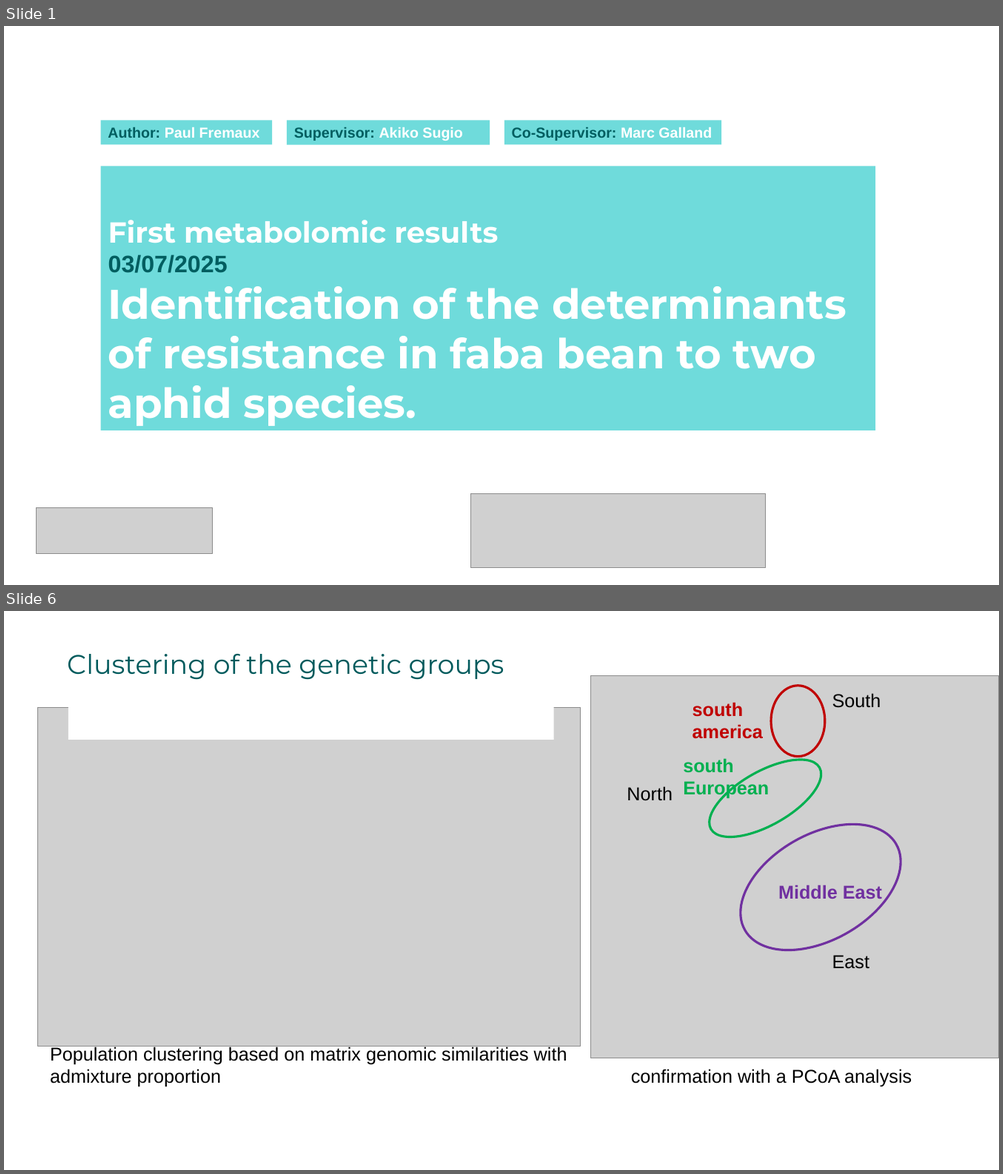
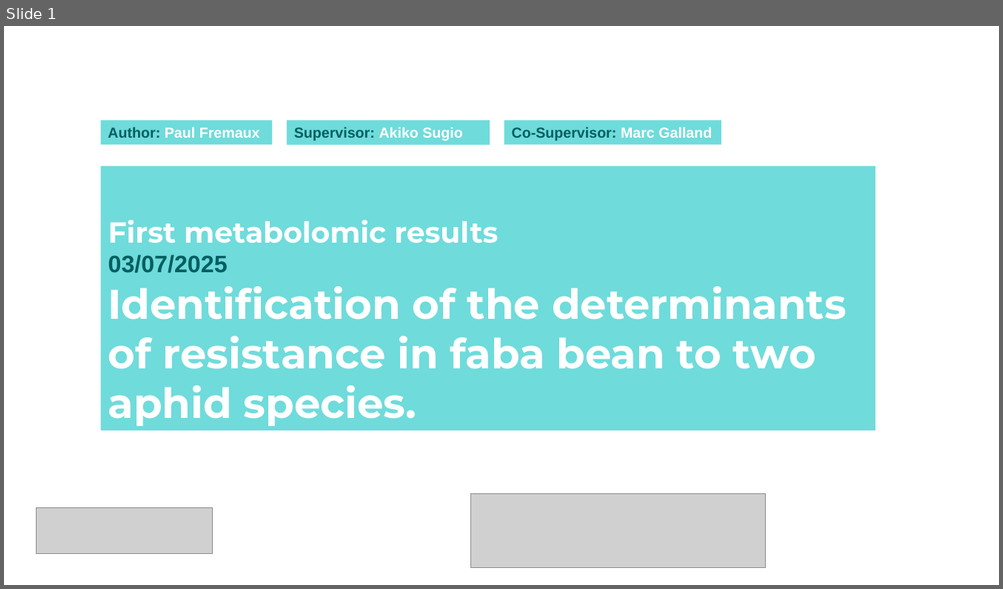
Before and after one commit to igepp-egi/faba_specifics, a slide deck: M01-metabolomic-analysis/untargeted_metabolomic/presentation metabo.pptx. Shown one above the other, each under a label of ours: slides 1 and 6 before the commit, slide 1 after it; the slides between them are not shown. The pictures are 1003x1174 and 1003x589 pixels, drawn with LibreOffice and Linux fonts; fonts in the diff are those of the drawing; grey boxes stand for pictures; background and template pictures are left out. Boxes give left, top, right and bottom in pixels: in the first picture for what was removed or moved away, otherwise in the second. Text is boxed around its words. In the diff, an @@ line names an element or a change of style, - is before the commit and + after.

```diff
--- a/M01-metabolomic-analysis/untargeted_metabolomic/presentation metabo.pptx
+++ b/M01-metabolomic-analysis/untargeted_metabolomic/presentation metabo.pptx
@@ slide 6 removed at (4,611,999,1170), background #FFFFFF @@
@@ text removed at (67,653,504,680) @@
-Clustering of the genetic groups
@@ picture removed at (590,676,999,1059) @@
@@ ellipse removed at (771,686,825,757) @@
@@ text removed at (832,693,881,708) @@
-South
@@ picture removed at (38,707,580,1047) @@
@@ rectangle removed at (68,704,554,739) @@
@@ text removed at (692,702,762,739) @@
-south america
@@ text removed at (683,758,768,799) @@
-south European
@@ ellipse removed at (697,744,833,853) @@
@@ text removed at (626,786,672,801) @@
-North
@@ ellipse removed at (719,798,922,977) @@
@@ text removed at (778,885,882,899) @@
-Middle East
@@ text removed at (832,955,869,969) @@
-East
@@ text removed at (50,1045,567,1088) @@
-Population clustering based on matrix genomic similarities with admixture proportion
@@ text removed at (631,1069,911,1088) @@
-confirmation with a PCoA analysis
```
Also in this commit, not shown: 22 slides changed, 19 slides added, 6 other slides removed, 1 other file.
